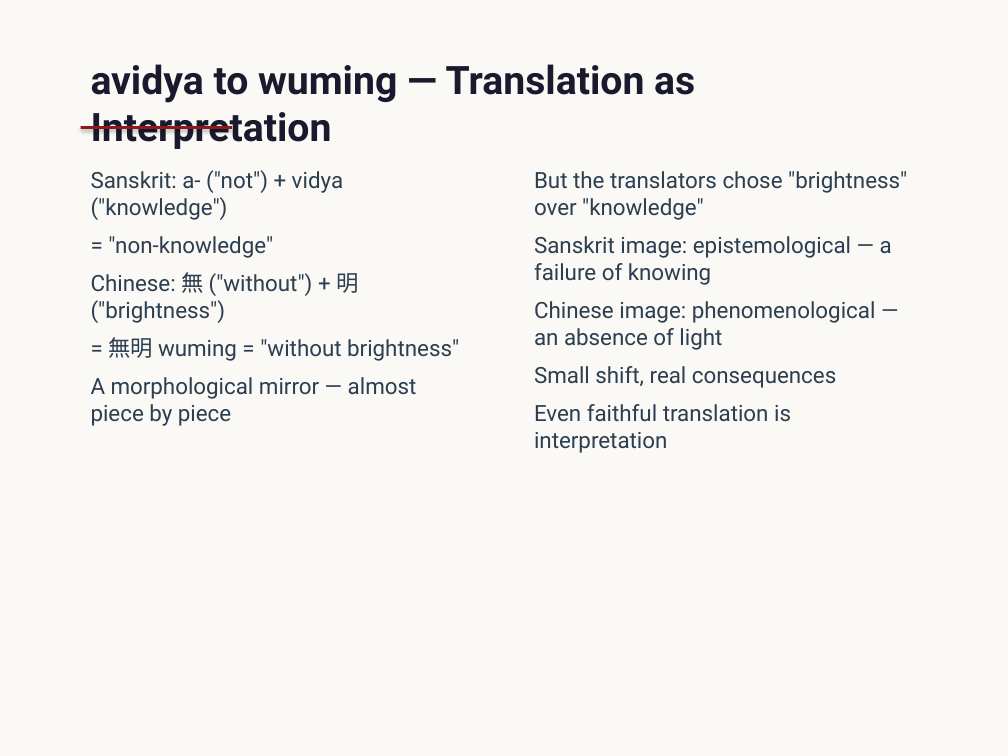
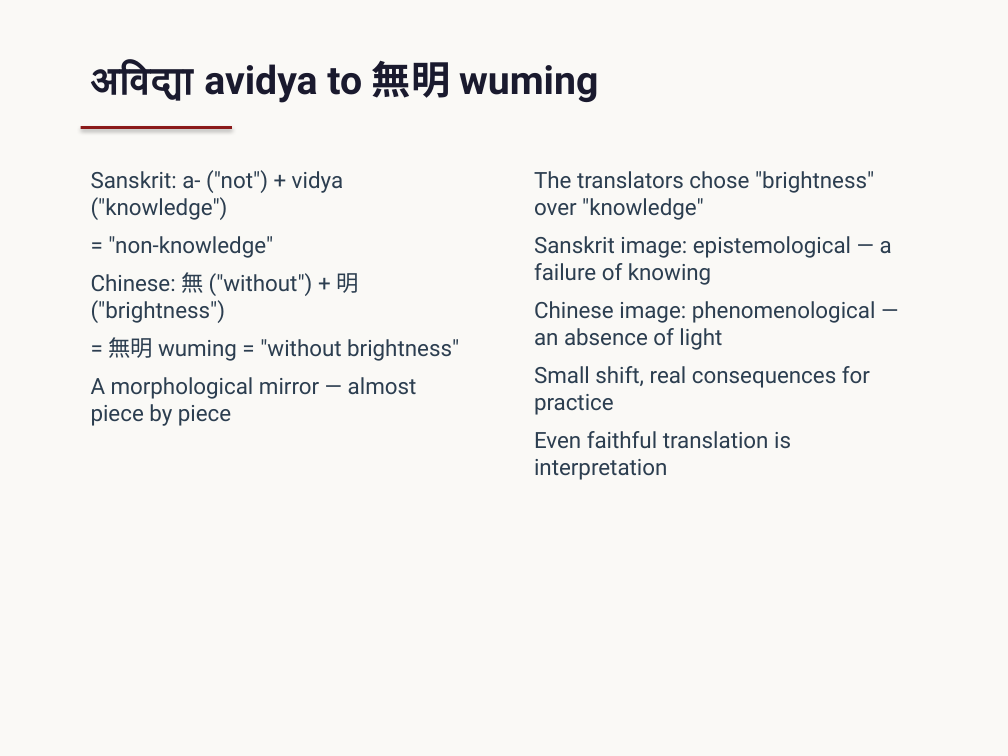
Before and after one commit to jbajaj6/sanskrit_etymology, a slide deck: slide 11 of docs/final_presentation.pptx. Drawn at 1008x756 pixels with LibreOffice and Linux fonts; fonts in the diff are those of the drawing. Boxes give left, top, right and bottom in pixels: in the first picture for what was removed or moved away, otherwise in the second. Text is boxed around its words. In the diff, an @@ line names an element or a change of style, - is before the commit and + after.

```diff
--- a/docs/final_presentation.pptx
+++ b/docs/final_presentation.pptx
@@ text at [91, 60, 598, 103]: text changed @@
-avidya to wuming — Translation as Interpretation
+अविद्या avidya to 無明 wuming
@@ text at [534, 171, 874, 220]: text changed @@
-But the translators chose "brightness" over "knowledge"
+The translators chose "brightness" over "knowledge"
@@ text at [534, 366, 870, 415]: text changed @@
-Small shift, real consequences
+Small shift, real consequences for practice
```
Also in this commit, not shown: 7 other slides changed, 1 other file.
